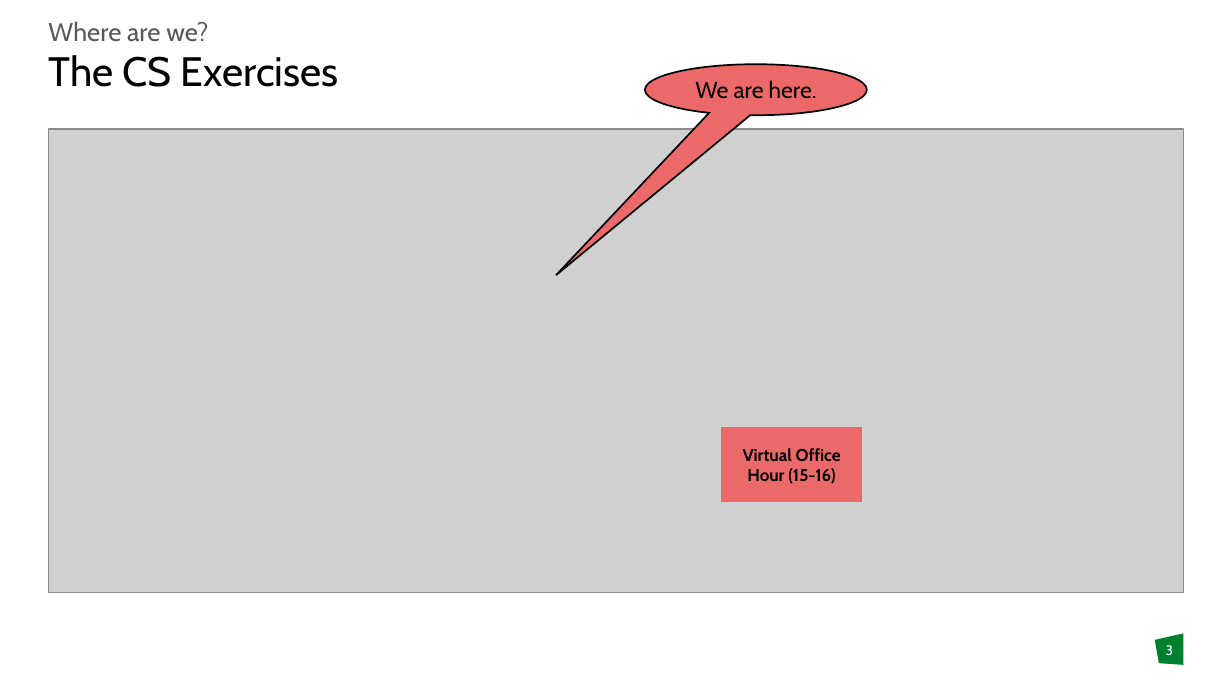
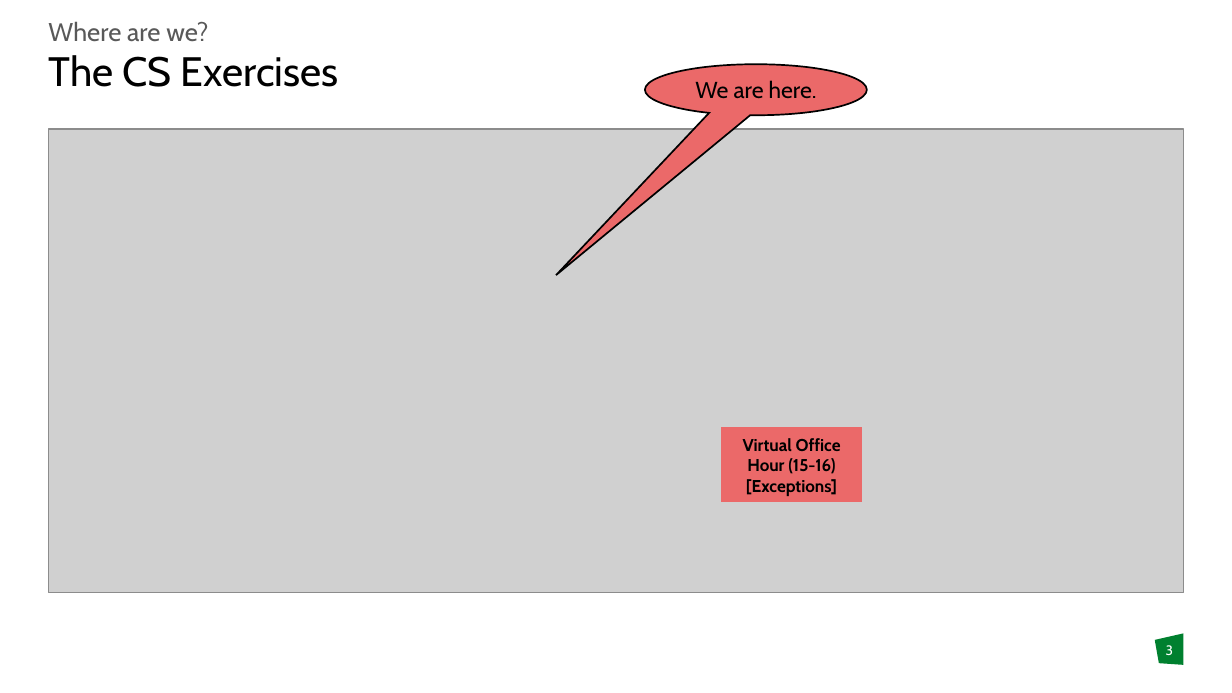
Before and after one commit to DomBBB/dombbb.github.io, a slide deck: slide 3 of Presentation/Presentation_W0.pptx. Drawn at 1232x693 pixels with LibreOffice and Linux fonts; fonts in the diff are those of the drawing; grey boxes stand for pictures; background and template pictures are left out. Boxes give left, top, right and bottom in pixels: in the first picture for what was removed or moved away, otherwise in the second. Text is boxed around its words. In the diff, an @@ line names an element or a change of style, - is before the commit and + after.

```diff
--- a/Presentation/Presentation_W0.pptx
+++ b/Presentation/Presentation_W0.pptx
@@ text in rectangle at box(746, 479, 837, 496): paragraph added @@
+[Exceptions]
```
Also in this commit, not shown: 2 other slides changed, 1 other file.
